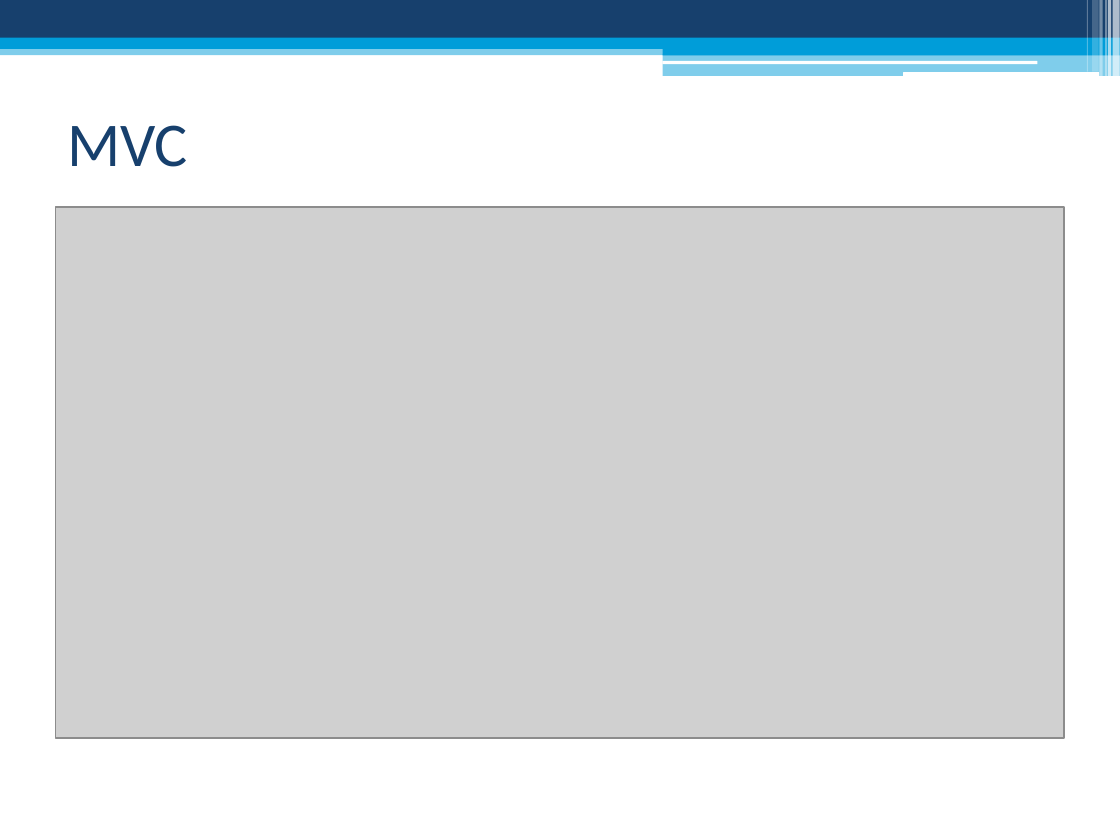
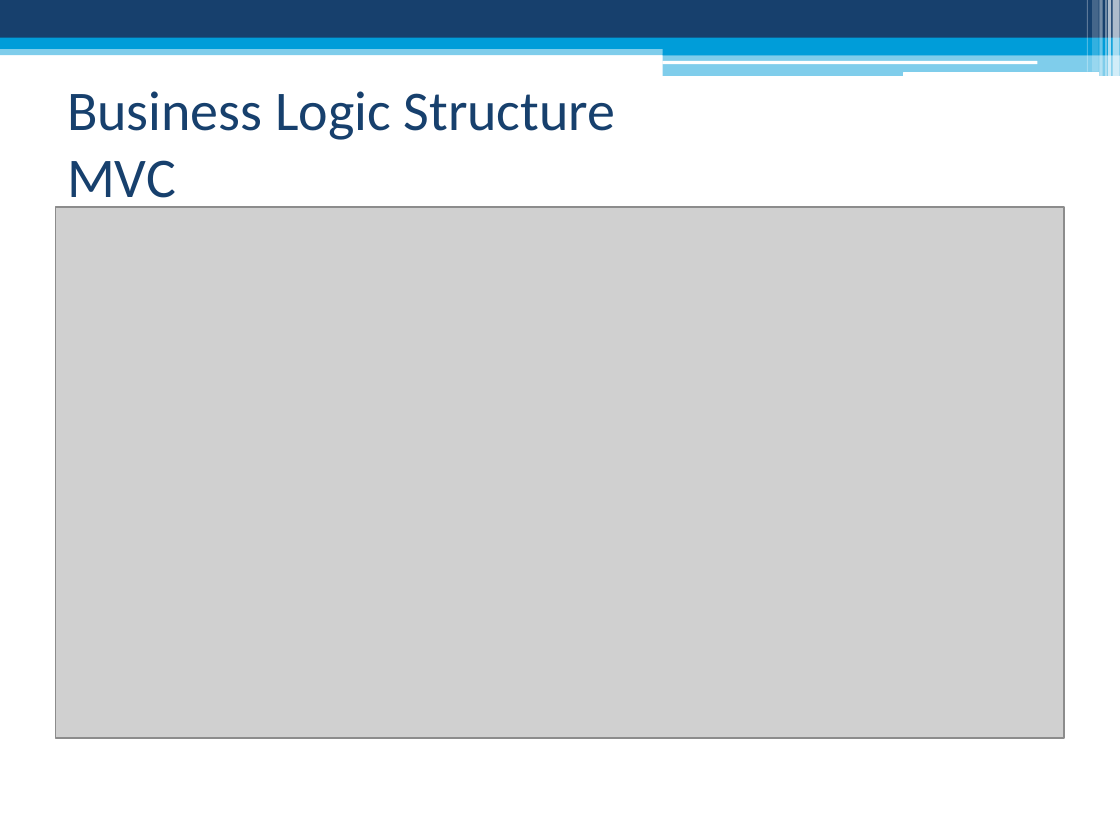
Before and after one commit to thetimeofblack/ENCA-Andriod, a slide deck: slide 6 of Docs/Presentation/Software Engineering II Project.pptx. Drawn at 1120x840 pixels with LibreOffice and Linux fonts; fonts in the diff are those of the drawing; grey boxes stand for pictures. Boxes give left, top, right and bottom in pixels: in the first picture for what was removed or moved away, otherwise in the second. Text is boxed around its words. In the diff, an @@ line names an element or a change of style, - is before the commit and + after.

```diff
--- a/Docs/Presentation/Software Engineering II Project.pptx
+++ b/Docs/Presentation/Software Engineering II Project.pptx
@@ title at <box>67,91,616,210</box>: text changed; size 40 to 36 pt @@
-MVC
+Business Logic Structure
+MVC
```
Also in this commit, not shown: 10 other slides changed, 4 other files.
